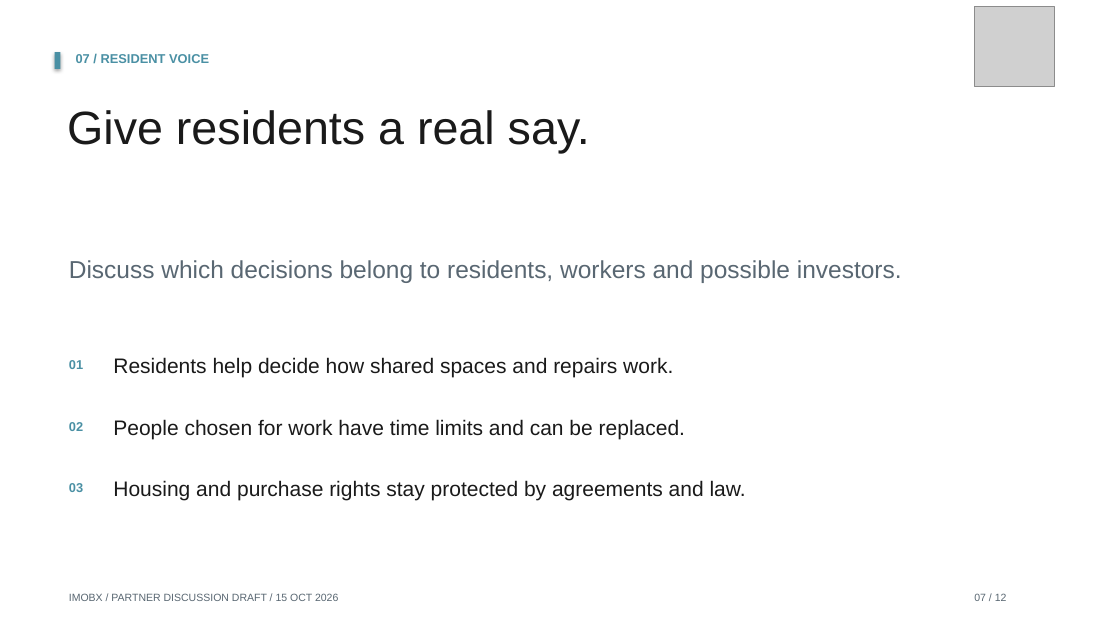
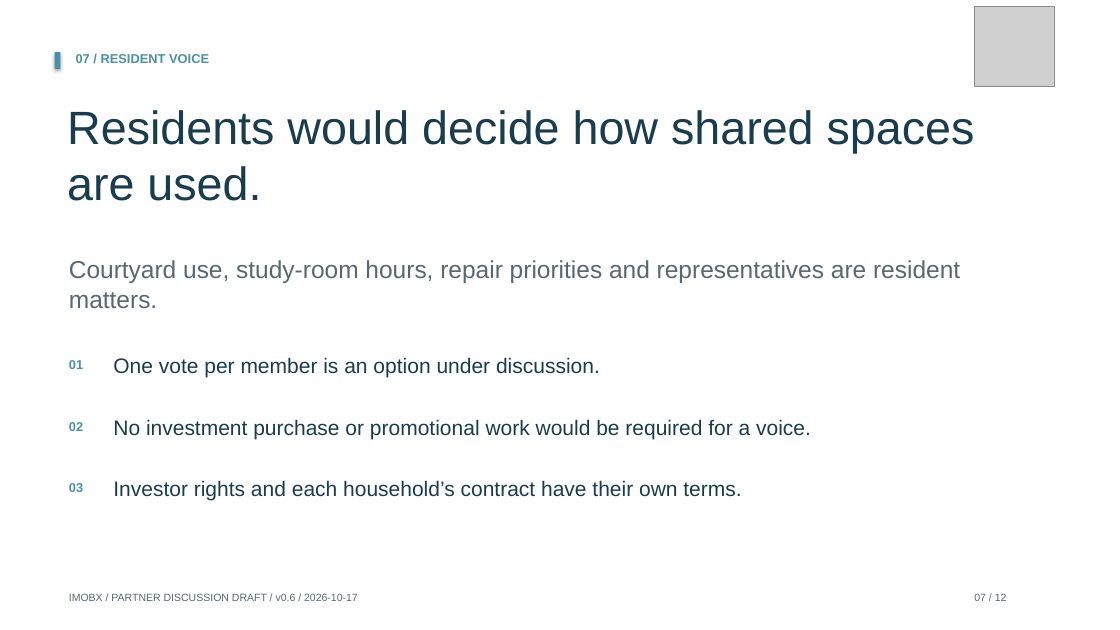
Before and after one commit to Siah-kin/imobx-website, a slide deck: slide 7 of pitchdeck.pptx. Drawn at 1120x630 pixels with LibreOffice and Linux fonts; fonts in the diff are those of the drawing; grey boxes stand for pictures. Boxes give left, top, right and bottom in pixels: in the first picture for what was removed or moved away, otherwise in the second. Text is boxed around its words. In the diff, an @@ line names an element or a change of style, - is before the commit and + after.

Commit message:
Explain the housing proposal and add participation and source pages

```diff
--- a/pitchdeck.pptx
+++ b/pitchdeck.pptx
@@ text at bbox=[67, 110, 975, 201]: text changed; text colour #1A1A1A to #193D4E @@
-Give residents a real say.
+Residents would decide how shared spaces are used.
@@ text at bbox=[69, 260, 960, 308]: text changed @@
-Discuss which decisions belong to residents, workers and possible investors.
+Courtyard use, study-room hours, repair priorities and representatives are resident matters.
@@ text at bbox=[113, 357, 600, 378]: text changed; text colour #1A1A1A to #193D4E @@
-Residents help decide how shared spaces and repairs work.
+One vote per member is an option under discussion.
@@ text at bbox=[113, 419, 811, 439]: text changed; text colour #1A1A1A to #193D4E @@
-People chosen for work have time limits and can be replaced.
+No investment purchase or promotional work would be required for a voice.
@@ text at bbox=[113, 480, 741, 500]: text changed; text colour #1A1A1A to #193D4E @@
-Housing and purchase rights stay protected by agreements and law.
+Investor rights and each household’s contract have their own terms.
@@ text at bbox=[69, 593, 358, 601]: text changed @@
-IMOBX / PARTNER DISCUSSION DRAFT / 15 OCT 2026
+IMOBX / PARTNER DISCUSSION DRAFT / v0.6 / 2026-10-17
```
Also in this commit, not shown: 11 other slides changed, 41 other files.
